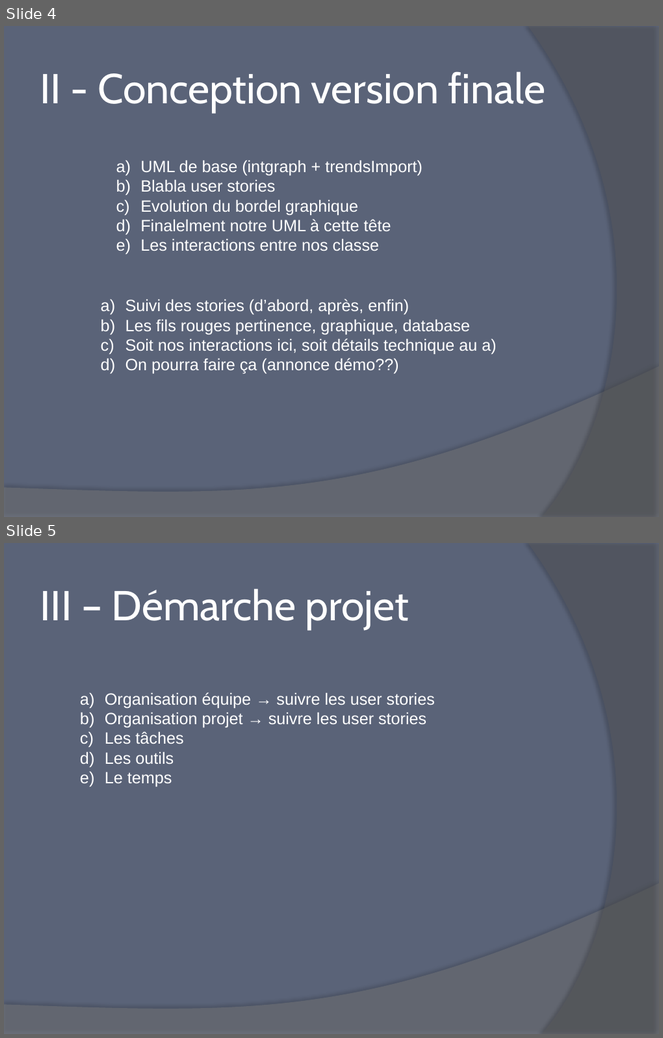
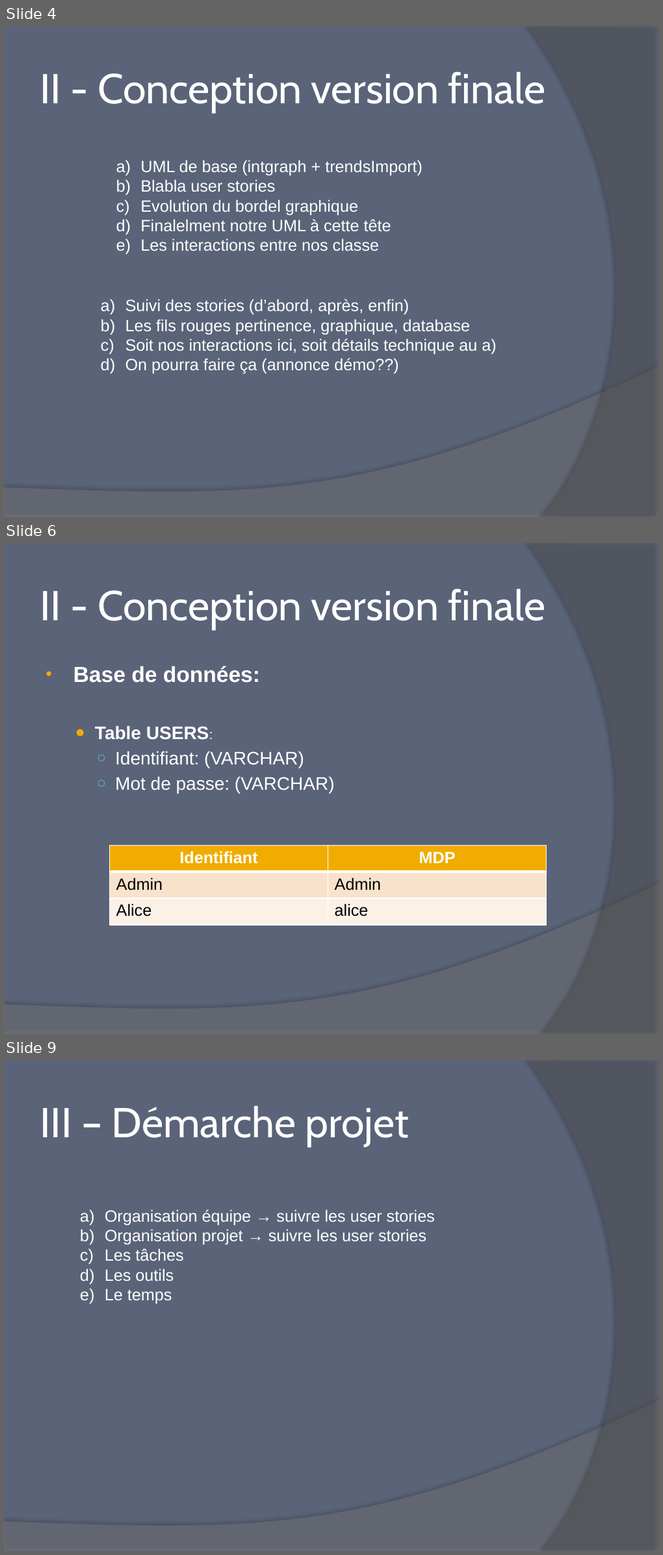
Before and after one commit to Firnen14/diapoTwittrend, a slide deck: Java_Slides.pptx. Shown one above the other, each under a label of ours: slides 4 and 5 before the commit, slides 4, 6 and 9 after it; the slides between them are not shown. The pictures are 663x1038 and 663x1555 pixels, drawn with LibreOffice and Linux fonts; fonts in the diff are those of the drawing. Boxes give left, top, right and bottom in pixels: in the first picture for what was removed or moved away, otherwise in the second. Text is boxed around its words. In the diff, an @@ line names an element or a change of style, - is before the commit and + after.

```diff
--- a/Java_Slides.pptx
+++ b/Java_Slides.pptx
@@ slide 6 added at bbox=[4, 543, 659, 1034], background #5A6378; not listed: 2 template elements that a slide beside it also shows @@
@@ title added at bbox=[40, 589, 546, 629], 46 pt, text #FFFFFF @@
+II - Conception version finale
@@ text added at bbox=[74, 666, 335, 793], 20 pt, text #FFFFFF @@
+• Base de données:
+  ● Table USERS:
+    ○ Identifiant: (VARCHAR)
+    ○ Mot de passe: (VARCHAR)
@@ table added at bbox=[109, 846, 546, 926], 3 rows, 2 columns @@
+Identifiant | MDP
+Admin | Admin
+Alice | alice
@@ what was slide 5 is now slide 9 @@
```
Also in this commit, not shown: 3 other slides added.
